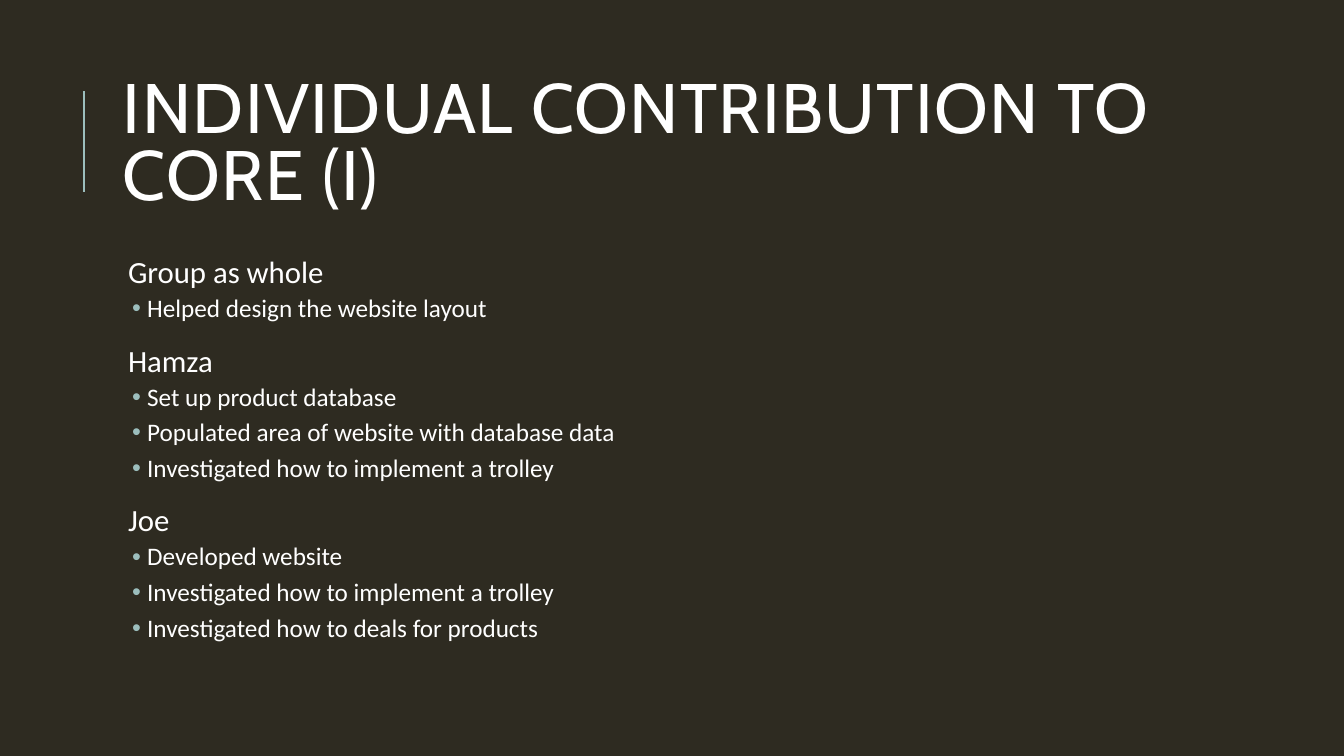
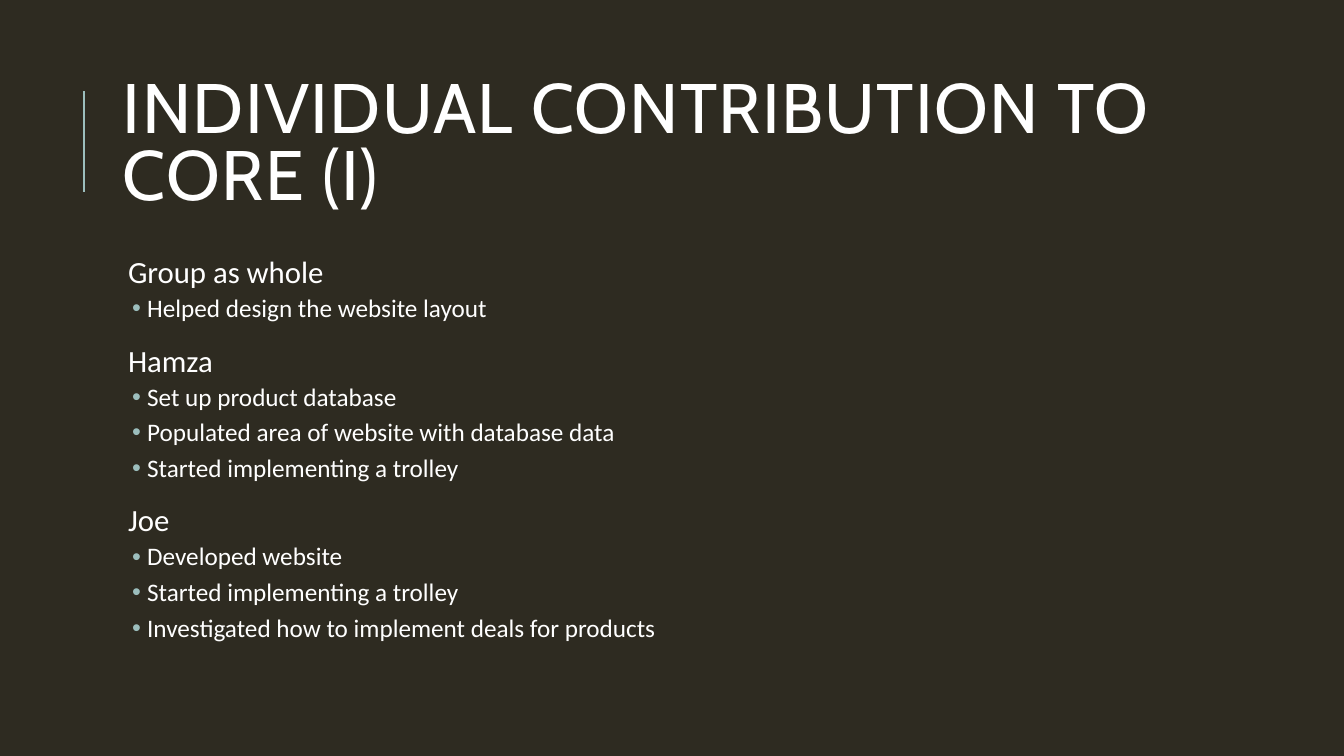
Before and after one commit to HamzaB93/UWL_Level5_Team_Project, a slide deck: slide 11 of Group_Docs/Team_Presentation_Group2.pptx (slide 10 before the commit). Drawn at 1344x756 pixels with LibreOffice and Linux fonts; fonts in the diff are those of the drawing. Boxes give left, top, right and bottom in pixels: in the first picture for what was removed or moved away, otherwise in the second. Text is boxed around its words. In the diff, an @@ line names an element or a change of style, - is before the commit and + after.

```diff
--- a/Group_Docs/Team_Presentation_Group2.pptx
+++ b/Group_Docs/Team_Presentation_Group2.pptx
@@ text at (147, 459, 458, 482): text changed @@
-  • Investigated how to implement a trolley
+  • Started implementing a trolley
@@ text at (147, 583, 655, 642): text changed @@
-  • Investigated how to implement a trolley
-  • Investigated how to deals for products
+  • Started implementing a trolley
+  • Investigated how to implement deals for products
```
Also in this commit, not shown: 7 other slides changed, 1 slide added, 1 other file.
